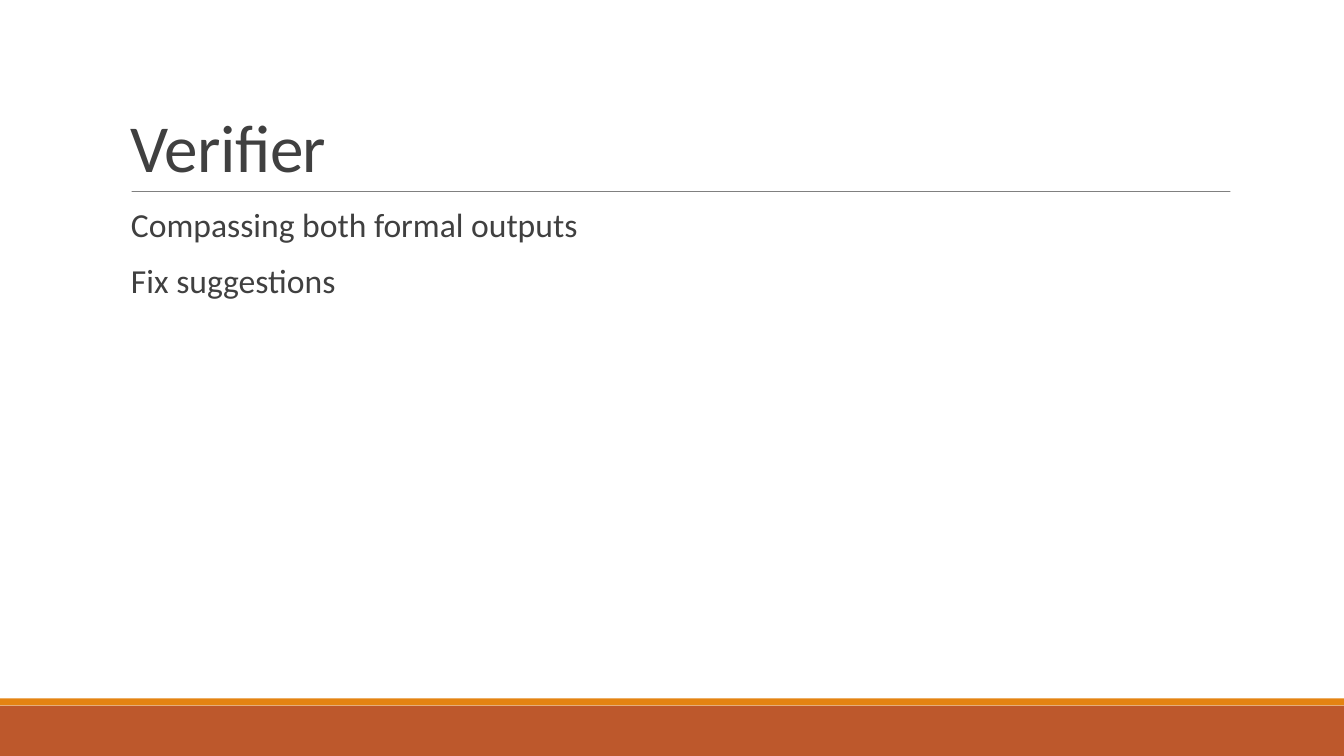
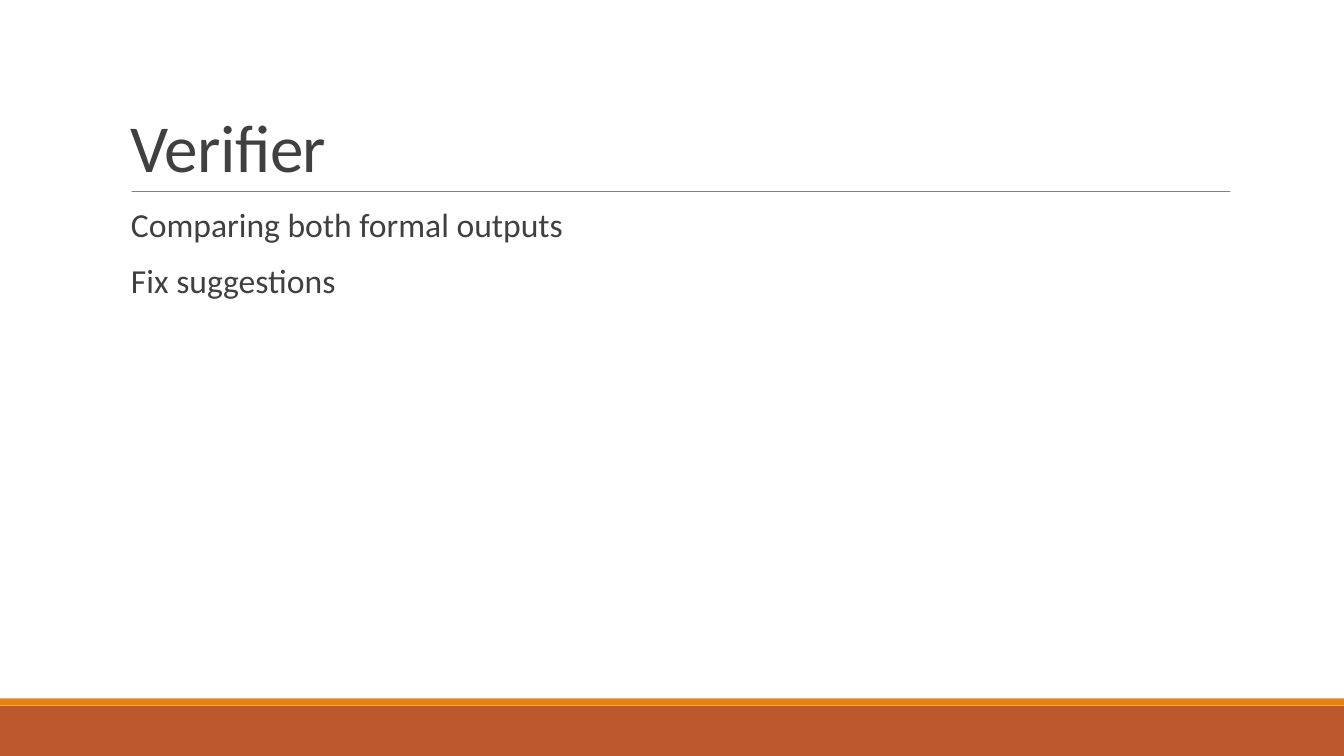
Before and after one commit to fenyvesr/kutmod, a slide deck: slide 8 of Article/Article.pptx. Drawn at 1344x756 pixels with LibreOffice and Linux fonts; fonts in the diff are those of the drawing. Boxes give left, top, right and bottom in pixels: in the first picture for what was removed or moved away, otherwise in the second. Text is boxed around its words. In the diff, an @@ line names an element or a change of style, - is before the commit and + after.

Commit message:
ppt again bazdmeg

```diff
--- a/Article/Article.pptx
+++ b/Article/Article.pptx
@@ text at <box>131,213,563,243</box>: text changed @@
-  Compassing both formal outputs
+  Comparing both formal outputs
```
